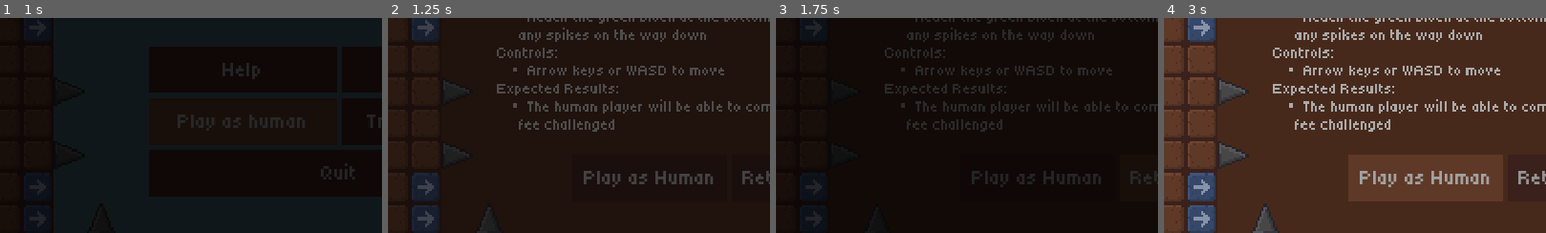
Above: before the commit, frames 1-4 (left to right).
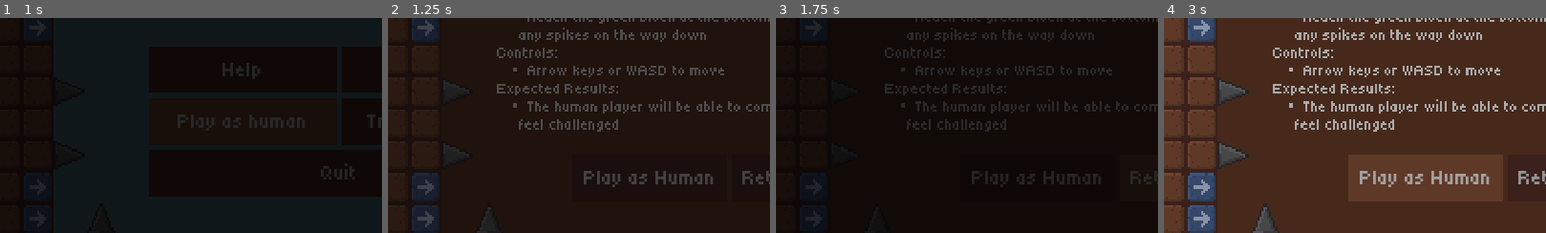
Above: after the commit, the same moments.

Repository: SeaRaptor21/game-agent-2025
Game: Godot game, scene res://scenes/title.tscn
Two runs of this game, one before a commit and one after it. Both use one fixed random seed, a clock stepped at 60 frames per second and the inputs below.
Inputs:
- Up to frame 1 (1 s): click "Play as human" at 0.5 s
- Up to frame 2 (1.25 s): no input
- Up to frame 3 (1.75 s): click "Return to Title" at 1.25 s
- Up to frame 4 (3 s): click "Play as human" at 2 s; click "Play as Human" at 2.75 s
The pictures show only the part of the screen within x 6-56%, y 38-88%; the shares and areas given below are measured in that part.

Frame 1 is identical in both runs. In frame 2, 0.4% of the frame differs, in the area x 40-61%, y 47-53%; in frame 3, 0.4%; in frame 4, 0.4%.

Commit message:
Fix typo and add larger icon file

Diff:
--- a/scenes/title.tscn
+++ b/scenes/title.tscn
@@ -210,7 +210,7 @@
 [/ul]
 Expected Results:
 [ul]
-  The human player will be able to complete the level but should fee challenged
+  The human player will be able to complete the level but should feel challenged
   The agent should be able to complete the level every time it's run when fully trained
 [/ul]
 [/font_size]"
@@ -321,7 +321,7 @@
 [/ul]
 Expected Results:
 [ul]
-  The human player will be able to complete the level but should fee challenged
+  The human player will be able to complete the level but should feel challenged
 [/ul]
 [/font_size]"
 fit_content = true
Binary file added: assets/icon-512.png
Not shown, added: assets/icon-512.png.import
